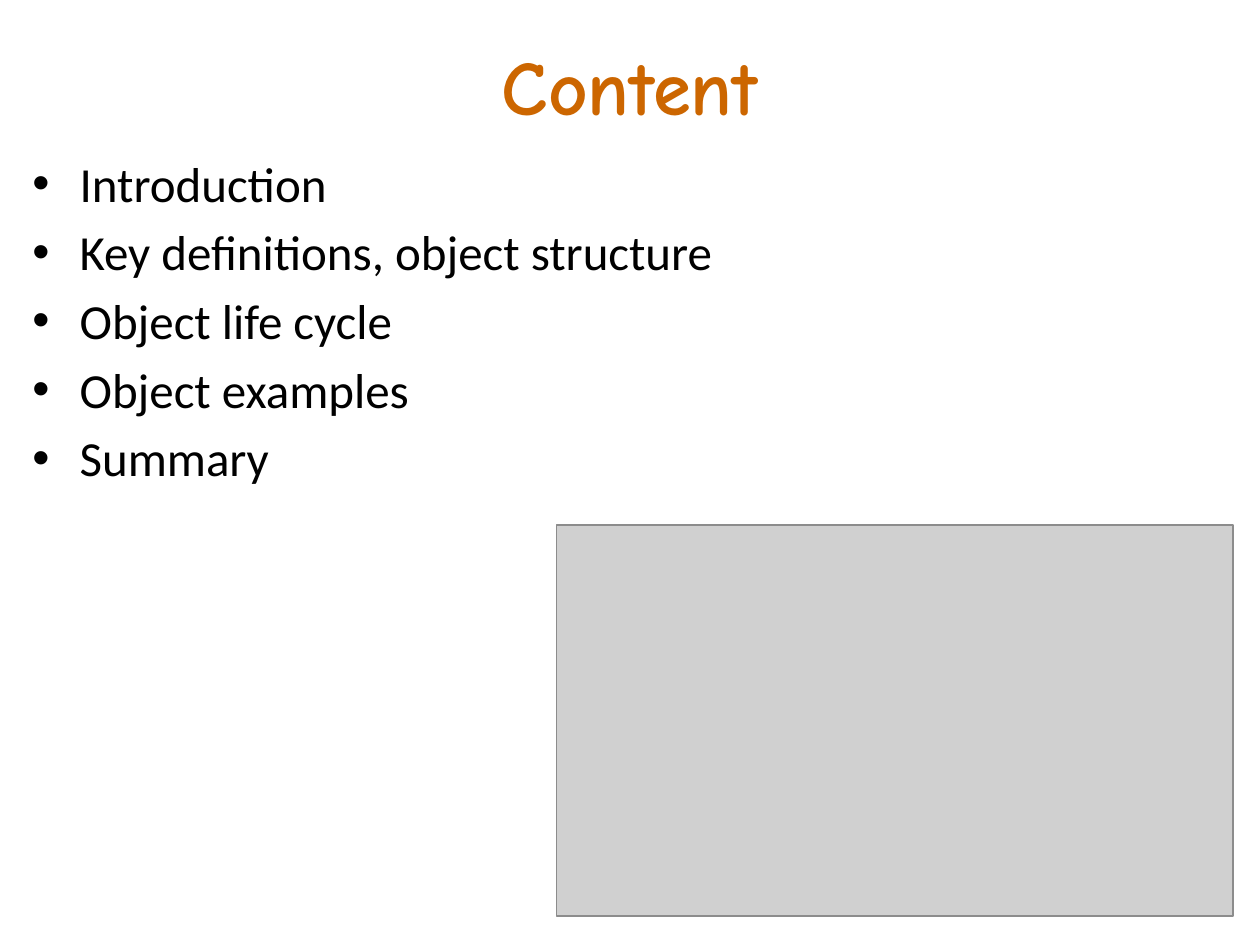
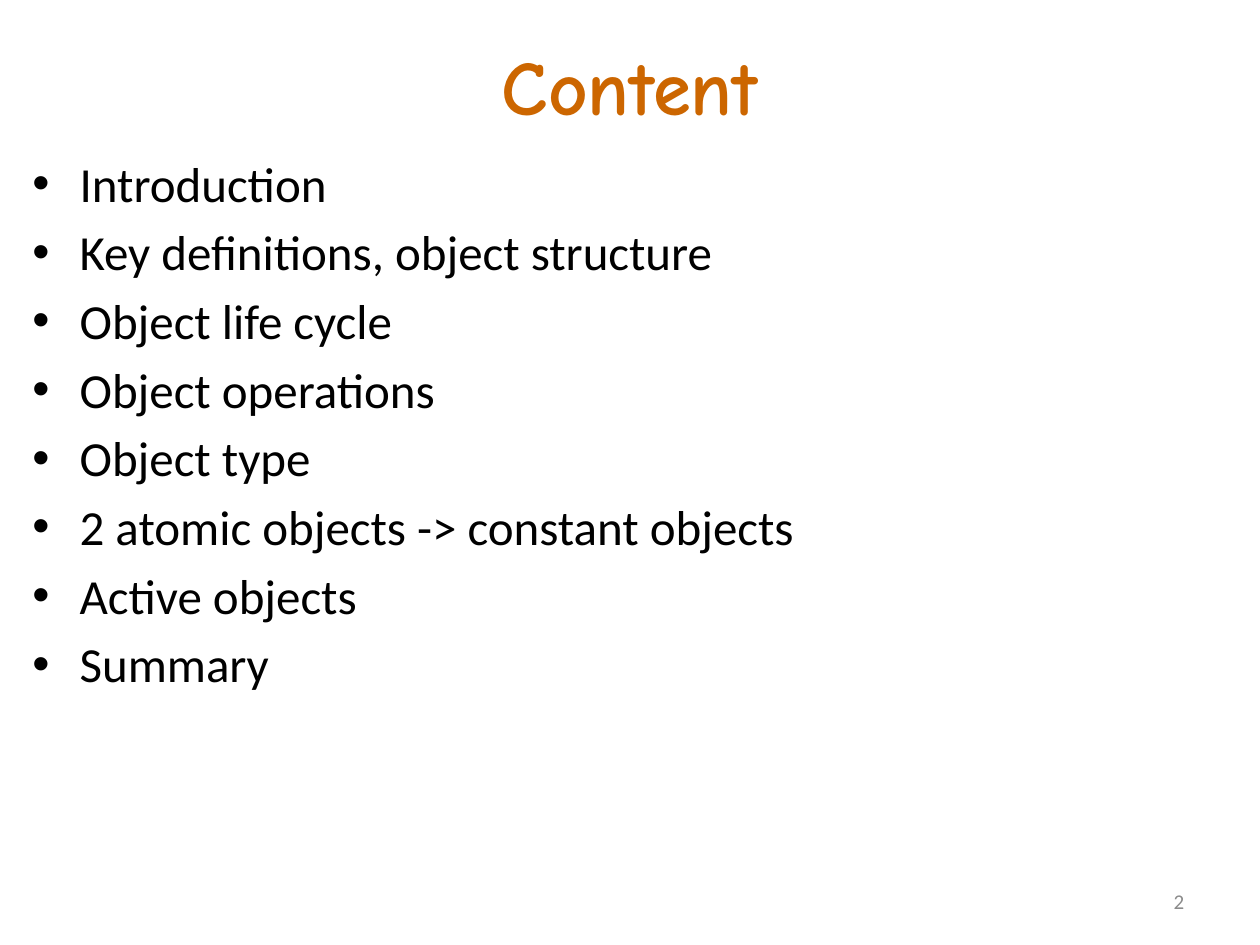
Before and after one commit to akanatov/SLang-, a slide deck: slide 2 of Docs/Extreme objects.pptx. Drawn at 1260x945 pixels with LibreOffice and Linux fonts; fonts in the diff are those of the drawing; grey boxes stand for pictures. Boxes give left, top, right and bottom in pixels: in the first picture for what was removed or moved away, otherwise in the second. Text is boxed around its words. In the diff, an @@ line names an element or a change of style, - is before the commit and + after.

```diff
--- a/Docs/Extreme objects.pptx
+++ b/Docs/Extreme objects.pptx
@@ text at <box>80,374,794,623</box>: text changed @@
-• Object examples
+• Object operations
+• Object type
+• 2 atomic objects -> constant objects
+• Active objects
@@ picture removed at <box>557,525,1234,916</box> @@
```
Also in this commit, not shown: 4 other slides changed, 9 slides added, 15 slides removed.
